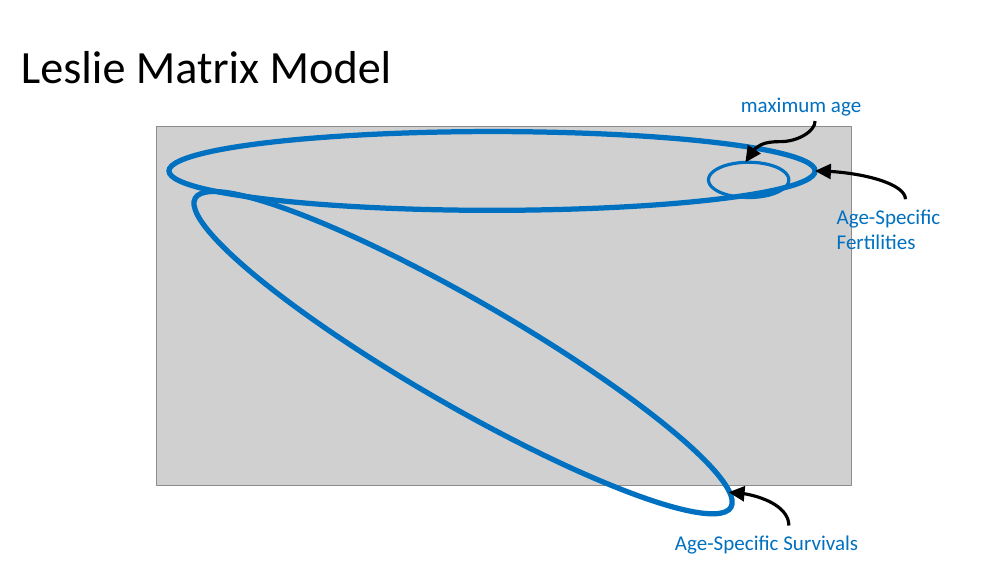
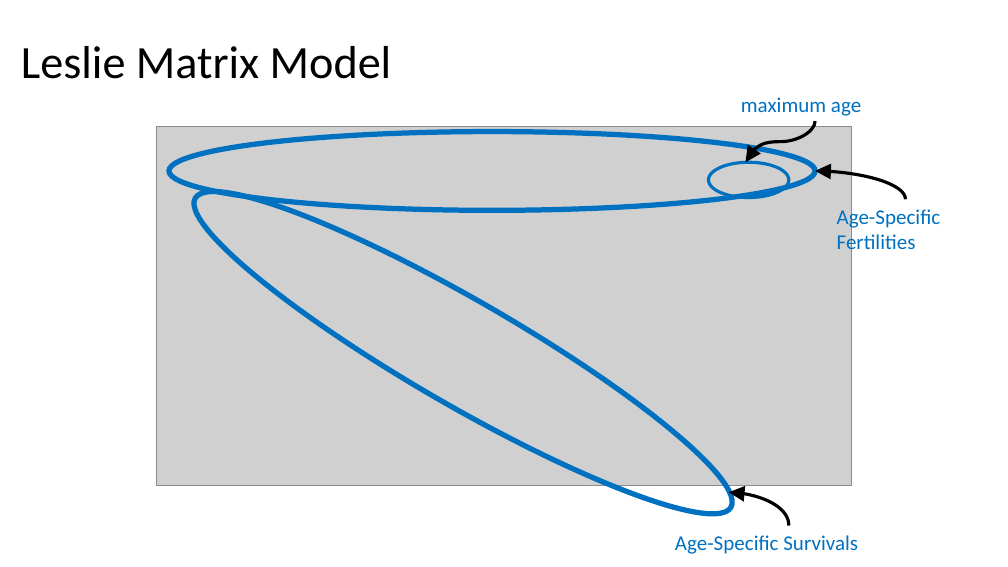
Before and after one commit to sreynolds2/LMOR-DPM, a slide deck: slide 2 of documents/Parameterization.pptx. Drawn at 1008x567 pixels with LibreOffice and Linux fonts; fonts in the diff are those of the drawing; grey boxes stand for pictures. Boxes give left, top, right and bottom in pixels: in the first picture for what was removed or moved away, otherwise in the second. Text is boxed around its words. In the diff, an @@ line names an element or a change of style, - is before the commit and + after.

```diff
--- a/documents/Parameterization.pptx
+++ b/documents/Parameterization.pptx
@@ title "Leslie Matrix Model": place and size @@
-title "Leslie Matrix Model" at [21,51,392,84]
+title "Leslie Matrix Model" at [21,46,392,79]
```
Also in this commit, not shown: 11 other slides changed, 5 slides added, 11 other files.
